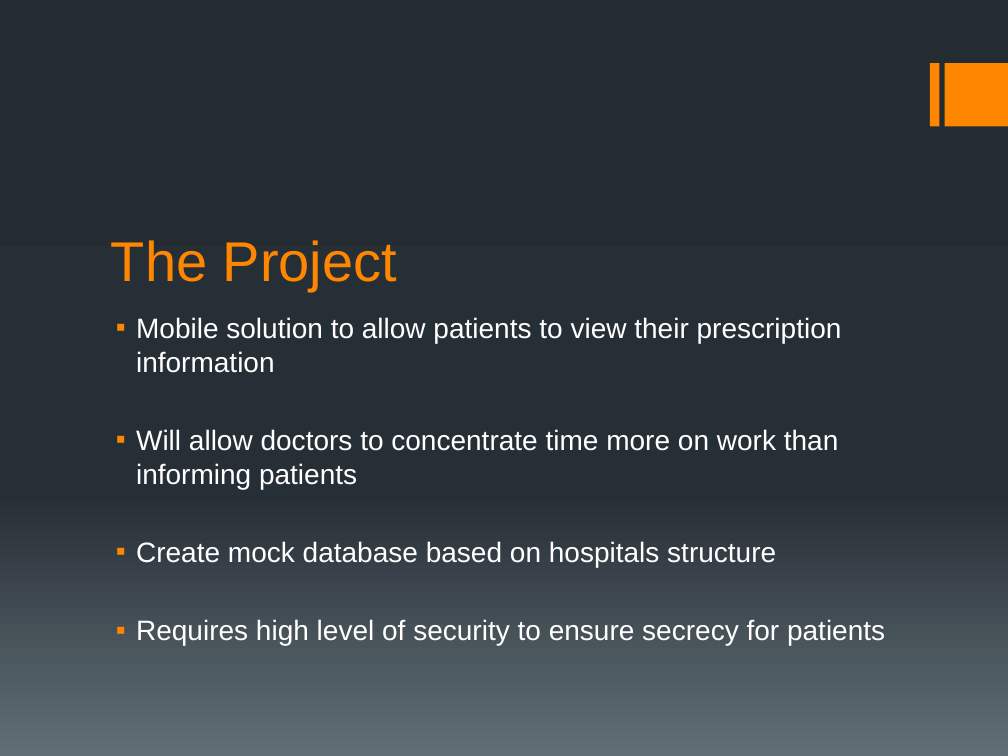
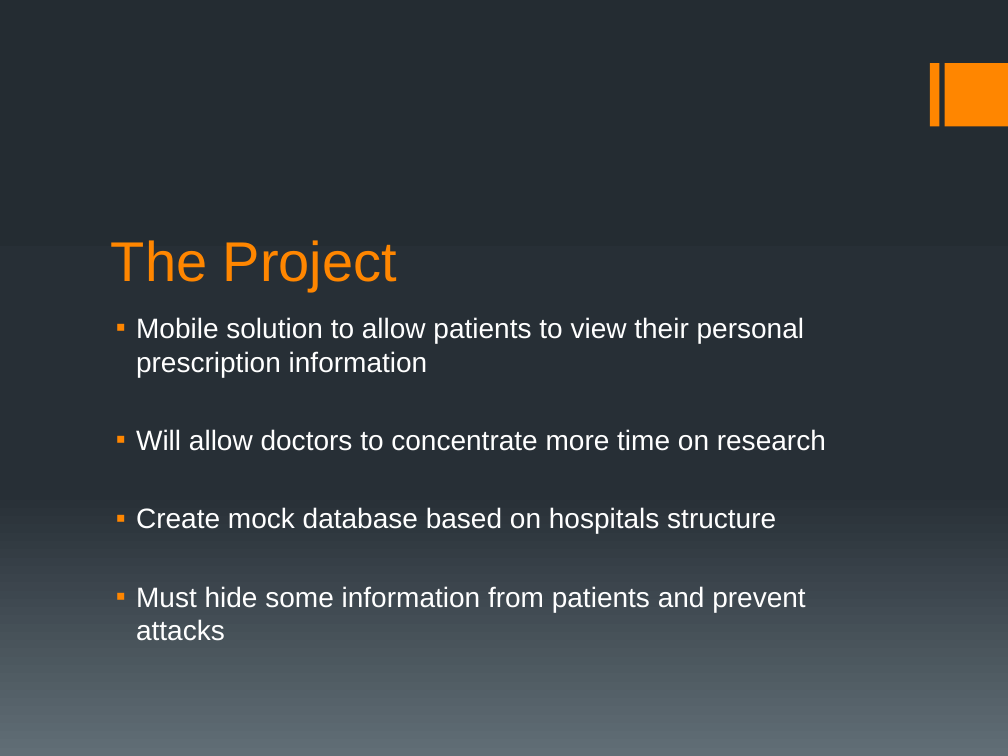
Before and after one commit to ShawnHesch/SAAPI, a slide deck: slide 5 of SAAPI_Walkthrough.pptx. Drawn at 1008x756 pixels with LibreOffice and Linux fonts; fonts in the diff are those of the drawing. Boxes give left, top, right and bottom in pixels: in the first picture for what was removed or moved away, otherwise in the second. Text is boxed around its words. In the diff, an @@ line names an element or a change of style, - is before the commit and + after.

```diff
--- a/SAAPI_Walkthrough.pptx
+++ b/SAAPI_Walkthrough.pptx
@@ text at (136,317,826,451): text changed @@
-▪ Mobile solution to allow patients to view their prescription information
-▪ Will allow doctors to concentrate time more on work than informing patients
+▪ Mobile solution to allow patients to view their personal prescription information
+▪ Will allow doctors to concentrate more time on research
@@ text at (136,586,805,641): text changed @@
-▪ Requires high level of security to ensure secrecy for patients
+▪ Must hide some information from patients and prevent attacks
```
Also in this commit, not shown: 5 other slides changed.
